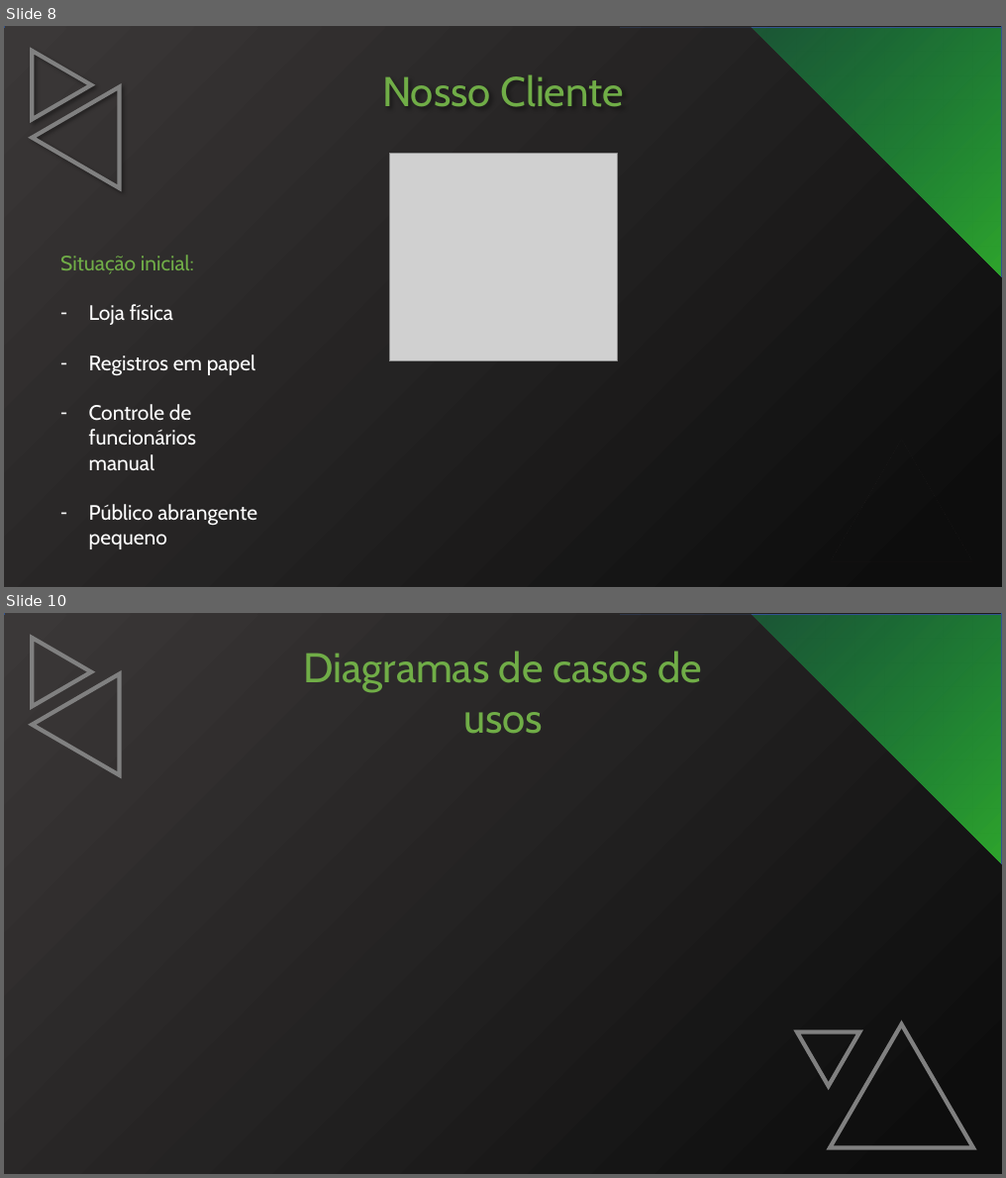
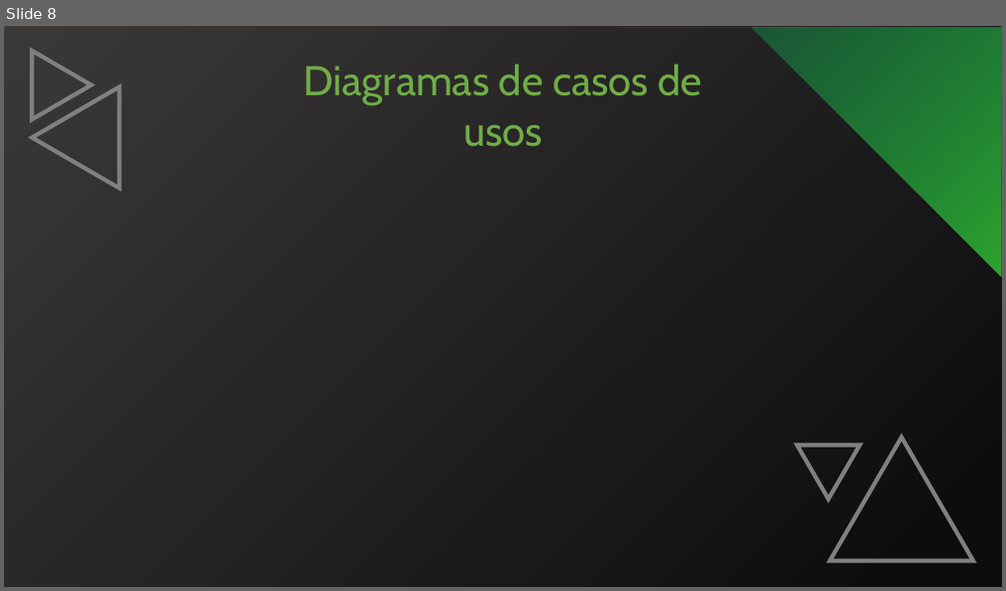
Before and after one commit to SamuelHiroyuki/Scrolls, a slide deck: Documentação/pptx/Apresentação.pptx. Shown one above the other, each under a label of ours: slides 8 and 10 before the commit, slide 8 after it; the slides between them are not shown. The pictures are 1006x1178 and 1006x591 pixels, drawn with LibreOffice and Linux fonts; fonts in the diff are those of the drawing; grey boxes stand for pictures. Boxes give left, top, right and bottom in pixels: in the first picture for what was removed or moved away, otherwise in the second. Text is boxed around its words. In the diff, an @@ line names an element or a change of style, - is before the commit and + after.

```diff
--- a/Documentação/pptx/Apresentação.pptx
+++ b/Documentação/pptx/Apresentação.pptx
@@ slide 8 removed at bbox=[4, 26, 1002, 587], background #FFFFFF @@
@@ rectangle removed at bbox=[4, 26, 1002, 587] @@
@@ freeform shape removed at bbox=[4, 28, 1002, 587] @@
@@ triangle removed at bbox=[32, 51, 91, 119] @@
@@ rectangle removed at bbox=[620, 28, 1002, 368] @@
@@ text removed at bbox=[382, 75, 624, 107] @@
-Nosso Cliente
@@ triangle removed at bbox=[32, 87, 119, 188] @@
@@ picture removed at bbox=[389, 154, 617, 362] @@
@@ text removed at bbox=[60, 255, 257, 550] @@
-Situação inicial:
-– Loja física
-– Registros em papel
-– Controle de funcionários manual
-– Público abrangente pequeno
@@ what was slide 10 is now slide 8 @@
```
Also in this commit, not shown: 7 slides changed, 1 other slide removed.
